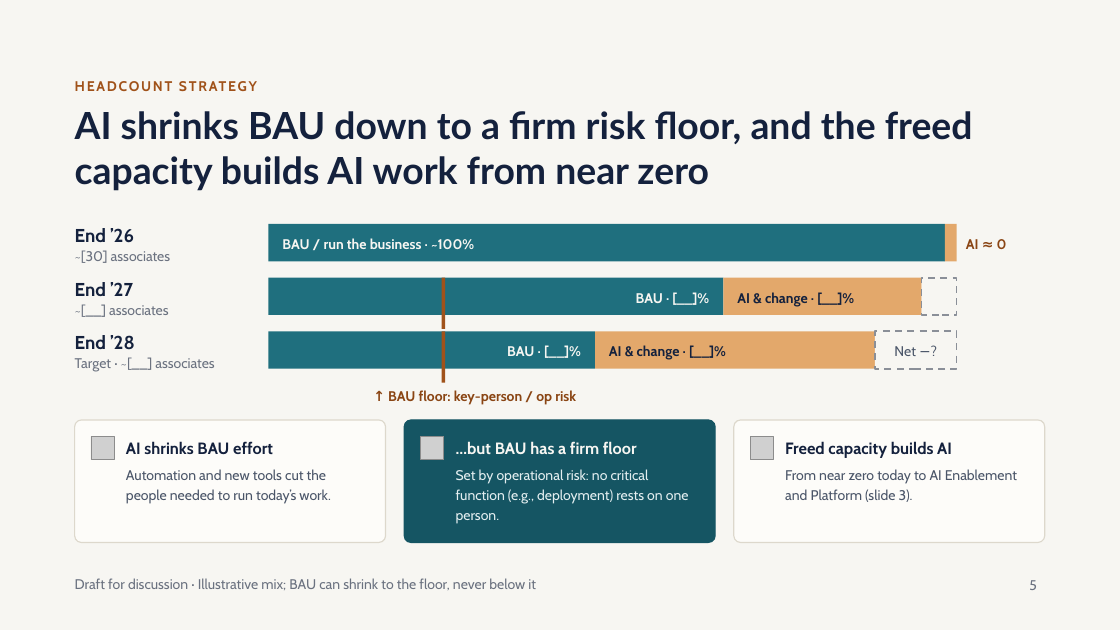
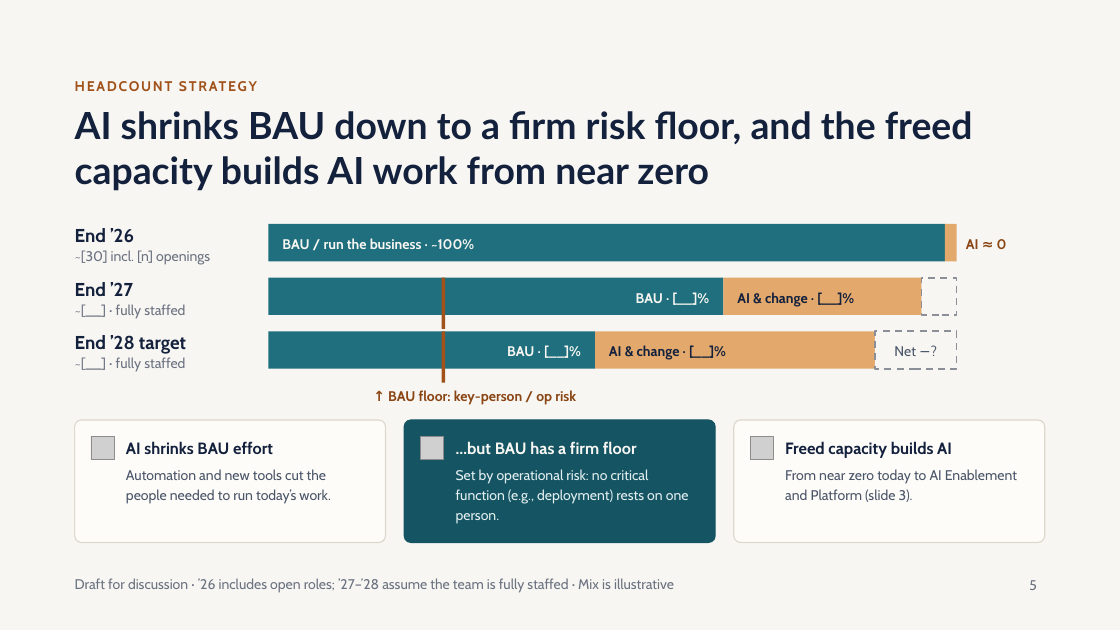
Before and after one commit to wwd1015/slide-template, a slide deck: slide 5 of Unified Team Strategy.pptx. Drawn at 1120x630 pixels with LibreOffice and Linux fonts; fonts in the diff are those of the drawing; grey boxes stand for pictures. Boxes give left, top, right and bottom in pixels: in the first picture for what was removed or moved away, otherwise in the second. Text is boxed around its words. In the diff, an @@ line names an element or a change of style, - is before the commit and + after.

```diff
--- a/Unified Team Strategy.pptx
+++ b/Unified Team Strategy.pptx
@@ text at box(75, 250, 210, 265): text changed @@
-~[30] associates
+~[30] incl. [n] openings
@@ text at box(116, 304, 185, 319): text changed @@
-~[__] associates
+~[__] · fully staffed
@@ text at box(75, 335, 186, 354): text changed @@
-End ’28
+End ’28 target
@@ text at box(116, 357, 185, 372): text changed @@
-Target · ~[__] associates
+~[__] · fully staffed
@@ text at box(75, 578, 674, 593): text changed @@
-Draft for discussion · Illustrative mix; BAU can shrink to the floor, never below it
+Draft for discussion · ’26 includes open roles; ’27–’28 assume the team is fully staffed · Mix is illustrative
```
Also in this commit, not shown: 1 other slide changed.
